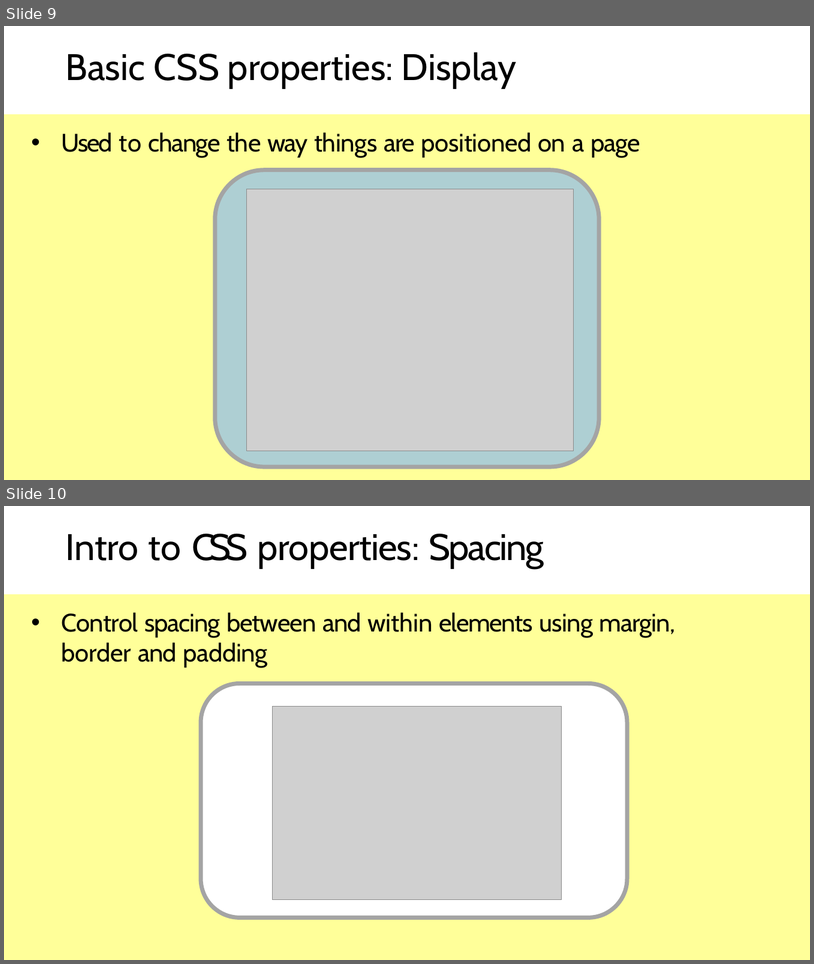
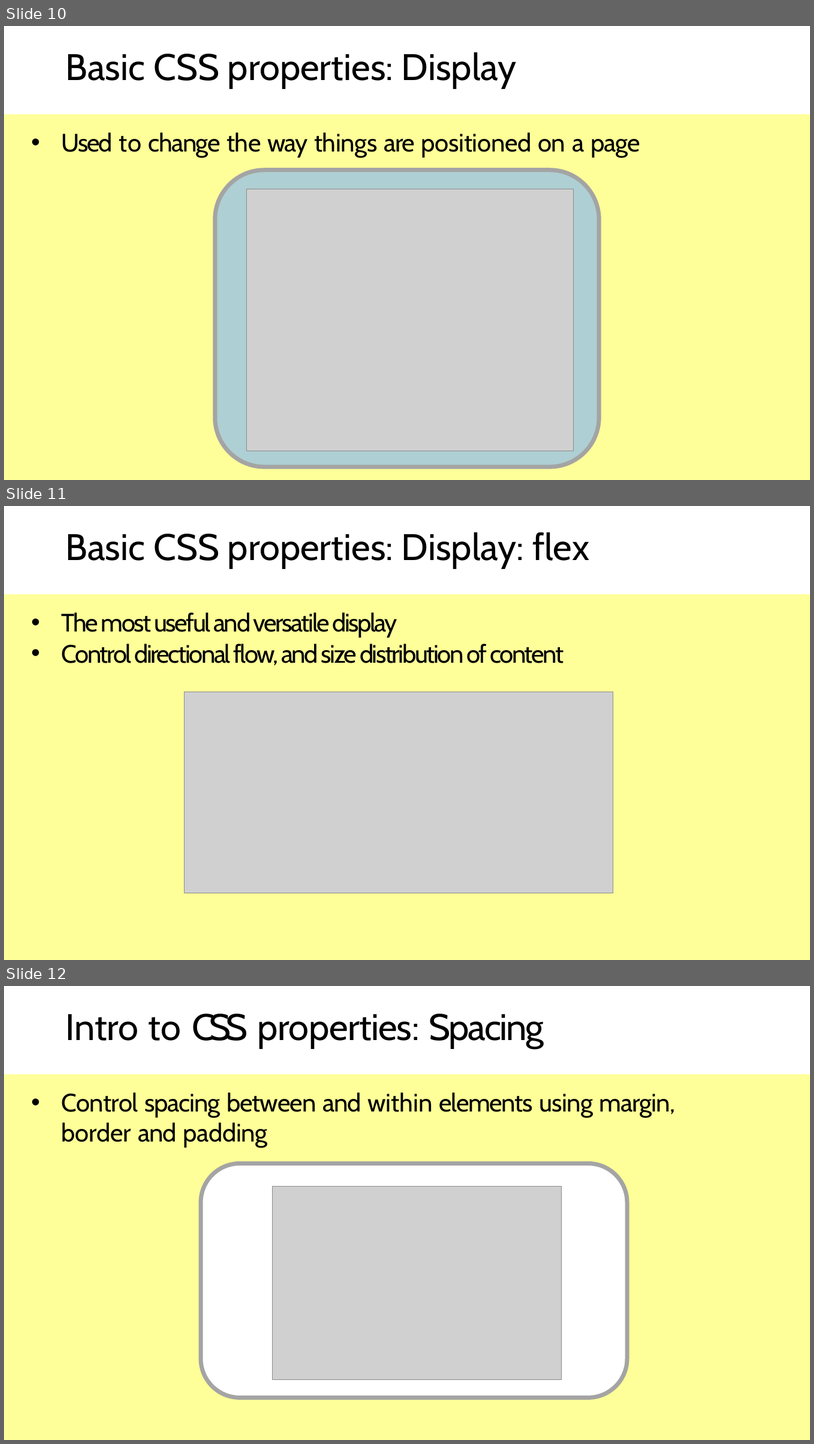
Before and after one commit to cheajer/html-css-forcast, a slide deck: Workshop PPT/HTML CSS Workshop #3.pptx. Shown one above the other, each under a label of ours: slides 9 and 10 before the commit, slides 10, 11 and 12 after it. The pictures are 814x964 and 814x1444 pixels, drawn with LibreOffice and Linux fonts; fonts in the diff are those of the drawing; grey boxes stand for pictures. Boxes give left, top, right and bottom in pixels: in the first picture for what was removed or moved away, otherwise in the second. Text is boxed around its words. In the diff, an @@ line names an element or a change of style, - is before the commit and + after.

```diff
--- a/Workshop PPT/HTML CSS Workshop #3.pptx
+++ b/Workshop PPT/HTML CSS Workshop #3.pptx
@@ slide 11 added at <box>4,506,810,960</box>, background #FFFFFF @@
@@ freeform shape added at <box>4,506,810,960</box>, fill #FFFF99 @@
@@ freeform shape added at <box>4,506,810,594</box>, fill #FFFFFF @@
@@ freeform shape added at <box>4,506,810,594</box>, outline #FFFFFF 1 pt @@
@@ title added at <box>65,532,590,568</box>, 44 pt, text #000000 @@
+Basic CSS properties: Display: flex
@@ text added at <box>62,612,564,666</box>, 30 pt, text #000000 @@
+• The most useful and versatile display
+• Control directional flow, and size distribution of content
@@ picture added at <box>185,692,614,893</box> @@
@@ what was slide 9 is now slide 10 @@
@@ what was slide 10 is now slide 12 @@
```
Also in this commit, not shown: 2 slides changed, 1 other slide added, 1 other file.
